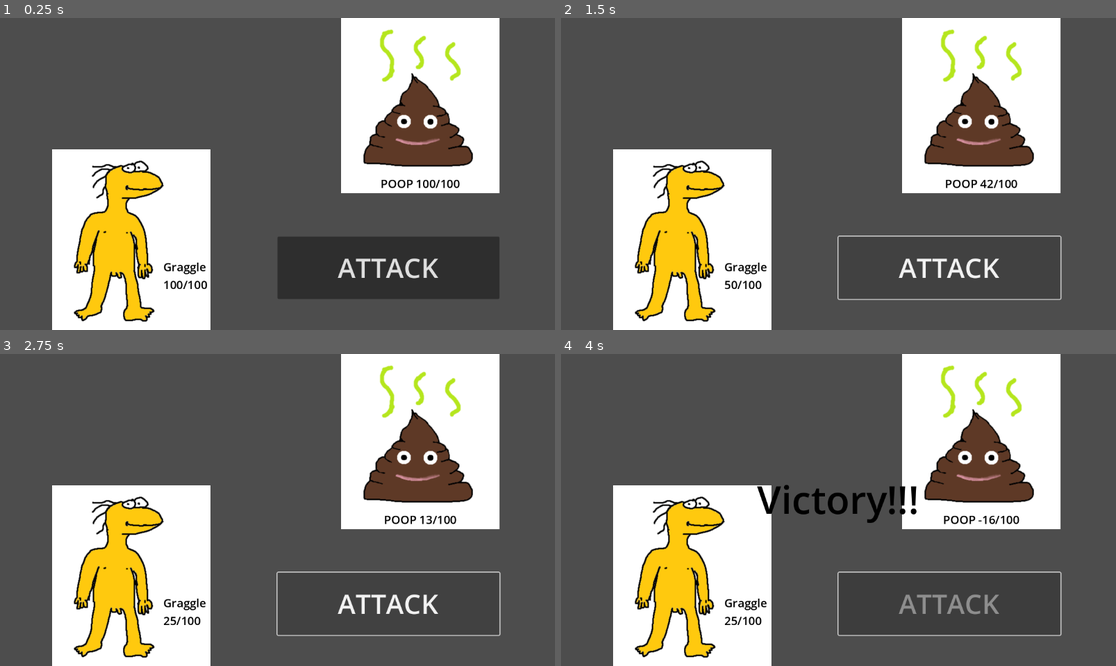
Above: before the commit, frames 1-4 (two rows, left to right).
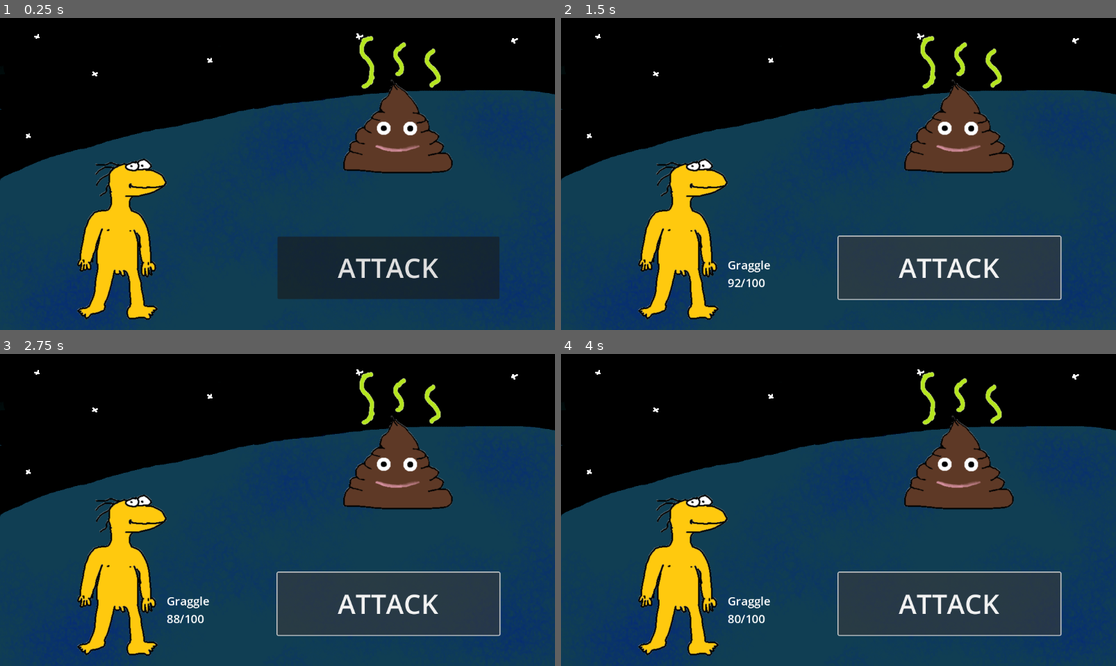
Above: after the commit, the same moments.

Repository: Gus98/git-test
Game: Godot game, scene res://poopcombat.tscn
Two runs of this game, one before a commit and one after it. Both use one fixed random seed, a clock stepped at 60 frames per second and the inputs below. Before the commit the project starts from res://combat.tscn.
Inputs:
- Up to frame 1 (0.25 s): no input
- Up to frame 2 (1.5 s): click "ATTACK" at 0.5 s; click "ATTACK" at 1.25 s
- Up to frame 3 (2.75 s): click "ATTACK" at 2 s
- Up to frame 4 (4 s): tap Enter at 2.75 s; tap Space at 3.5 s

The runs differ from the first frame. In frame 1, 95% of the frame differs, in the area x 0-100%, y 0-100%; in frame 2, 94%; in frame 3, 94%; in frame 4, 88%.

Commit message:
MAJOR changes
just freaking check it out

Diff:
--- a/enemy(poop).gd
+++ b/enemy(poop).gd
@@ -1,14 +1,9 @@
 extends Sprite2D
 
-var max_hp = 100
-var strength = 30
+var max_hp = 50
+var strength = 9
 var defense = 6
-var current_hp = 100
-
-@onready var HPLabel = $EnemyHP
-func _ready() -> void:
-	HPLabel.text = "POOP " + str(current_hp) + "/100"
+var current_hp = max_hp
 
 func recieve_attack(attack):
 	current_hp -= attack - defense
-	HPLabel.text = "POOP " + str(current_hp) + "/100"
--- a/enemy(poop).tscn
+++ b/enemy(poop).tscn
@@ -6,16 +6,3 @@
 [node name="enemy(poop)" type="Sprite2D"]
 texture = ExtResource("1_tmepl")
 script = ExtResource("2_abaej")
-
-[node name="EnemyHP" type="Label" parent="."]
-anchors_preset = -1
-anchor_left = -0.3
-anchor_top = 0.4
-anchor_right = 0.3
-anchor_bottom = 0.43
-offset_right = 1.0
-offset_bottom = 23.0
-theme_override_colors/font_color = Color(0, 0, 0, 1)
-theme_override_font_sizes/font_size = 24
-text = "POOP 100/100"
-horizontal_alignment = 1
--- /dev/null
+++ b/levelselect.tscn
@@ -0,0 +1,23 @@
+[gd_scene load_steps=3 format=3 uid="uid://daypmex1kd2jq"]
+
+[ext_resource type="Texture2D" uid="uid://cj0mpdkxnfgxx" path="res://shipplace.png" id="1_pfsfy"]
+[ext_resource type="PackedScene" uid="uid://bsnupbvi8vklw" path="res://player.tscn" id="2_8h15g"]
+
+[node name="Levelselect" type="Node2D"]
+
+[node name="CanvasLayer" type="CanvasLayer" parent="."]
+
+[node name="Control" type="Control" parent="CanvasLayer"]
+layout_mode = 3
+anchors_preset = 0
+offset_right = 1152.0
+offset_bottom = 648.0
+
+[node name="Shipplace" type="Sprite2D" parent="CanvasLayer/Control"]
+z_index = -1
+position = Vector2(576, 324)
+texture = ExtResource("1_pfsfy")
+
+[node name="Player" parent="CanvasLayer/Control" instance=ExtResource("2_8h15g")]
+position = Vector2(537, 496.00003)
+scale = Vector2(0.6, 0.6)
--- a/player.gd
+++ b/player.gd
@@ -1,16 +1,15 @@
 extends Sprite2D
 
 var max_hp = 100
-var strength = 35
+var strength = 12
 var defense = 5
-var current_hp = 100
+var current_hp = max_hp
+var max_mana = 40
+var current_mana = max_mana
 
 @onready var HPLabel = $PlayerHP
-func _ready() -> void:
-	HPLabel.text = "Graggle
-	" + str(current_hp) + "/100"
 
 func recieve_attack(attack):
 	current_hp -= attack - defense
 	HPLabel.text = "Graggle
-	" + str(current_hp) + "/100"
+	" + str(current_hp) + "/" + str(max_hp)
--- a/player.tscn
+++ b/player.tscn
@@ -13,7 +13,4 @@
 anchor_top = 0.098
 anchor_right = 0.5
 anchor_bottom = 0.197
-theme_override_colors/font_color = Color(0, 0, 0, 1)
 theme_override_font_sizes/font_size = 24
-text = "Graggle
-100/100"
--- a/combat.tscn
+++ b/poopcombat.tscn
@@ -1,15 +1,16 @@
-[gd_scene load_steps=5 format=3 uid="uid://x0cwqxrq1vet"]
+[gd_scene load_steps=6 format=3 uid="uid://x0cwqxrq1vet"]
 
-[ext_resource type="Script" uid="uid://dxv2yssf6nx4s" path="res://combat.gd" id="1_ga4lu"]
-[ext_resource type="AudioStream" uid="uid://bjsyp4j4vuy8f" path="res://bathroom.ogg" id="2_u30h6"]
-[ext_resource type="PackedScene" uid="uid://bsnupbvi8vklw" path="res://player.tscn" id="3_fvoc2"]
-[ext_resource type="PackedScene" uid="uid://xmcqpjhhusvi" path="res://enemy(poop).tscn" id="4_v7dqf"]
+[ext_resource type="Script" uid="uid://dxv2yssf6nx4s" path="res://combat.gd" id="1_frdh5"]
+[ext_resource type="AudioStream" uid="uid://bjsyp4j4vuy8f" path="res://bathroom.ogg" id="2_4gwyj"]
+[ext_resource type="PackedScene" uid="uid://bsnupbvi8vklw" path="res://player.tscn" id="3_i80n2"]
+[ext_resource type="PackedScene" uid="uid://xmcqpjhhusvi" path="res://enemy(poop).tscn" id="4_d7oxm"]
+[ext_resource type="Texture2D" uid="uid://jtqdnhlvupsc" path="res://spaceplace.png" id="5_p5pnd"]
 
 [node name="Node2D" type="Node2D"]
-script = ExtResource("1_ga4lu")
+script = ExtResource("1_frdh5")
 
-[node name="AudioStreamPlayer" type="AudioStreamPlayer" parent="."]
-stream = ExtResource("2_u30h6")
+[node name="Battle Music" type="AudioStreamPlayer" parent="."]
+stream = ExtResource("2_4gwyj")
 volume_db = -12.404
 autoplay = true
 parameters/looping = true
@@ -36,11 +37,16 @@
 theme_override_font_sizes/font_size = 56
 text = "ATTACK"
 
-[node name="Player" parent="CanvasLayer/Control" instance=ExtResource("3_fvoc2")]
-position = Vector2(273, 463)
+[node name="Player" parent="CanvasLayer/Control" instance=ExtResource("3_i80n2")]
+position = Vector2(280, 459)
 
-[node name="enemy(poop)" parent="CanvasLayer/Control" instance=ExtResource("4_v7dqf")]
-position = Vector2(873, 175)
+[node name="enemy(poop)" parent="CanvasLayer/Control" instance=ExtResource("4_d7oxm")]
+position = Vector2(831, 189)
+
+[node name="Spaceplace" type="Sprite2D" parent="CanvasLayer/Control"]
+z_index = -1
+position = Vector2(576, 324)
+texture = ExtResource("5_p5pnd")
 
 [node name="FightOver" type="CanvasLayer" parent="."]
 
@@ -61,7 +67,6 @@
 anchor_top = 0.2
 anchor_right = 0.8
 anchor_bottom = 0.8
-theme_override_colors/font_color = Color(0, 0, 0, 1)
 theme_override_font_sizes/font_size = 80
 text = "Victory!!!"
 horizontal_alignment = 1
@@ -74,7 +79,6 @@
 anchor_top = 0.2
 anchor_right = 0.8
 anchor_bottom = 0.8
-theme_override_colors/font_color = Color(0, 0, 0, 1)
 theme_override_font_sizes/font_size = 80
 text = "Defeat..."
 horizontal_alignment = 1
Binary file changed: graggle.png
Binary file changed: poopguy.png
Binary file added: shipplace.png
Not shown, added: shipplace.png.import
Binary file added: spaceplace.png
Not shown, added: spaceplace.png.import
Binary file added: stink.png
Not shown, added: stink.png.import
